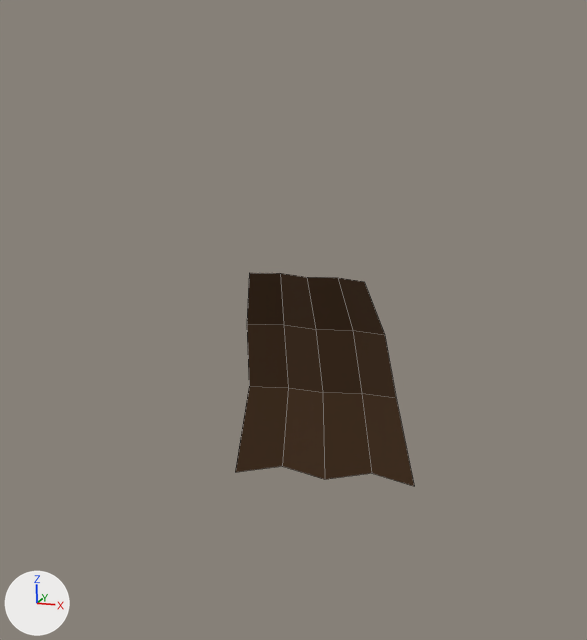
One commit to the Blender file art/sources/characters/briarwatch-ant-cast/briarwatch-ant-cast.blend: the scene before it, then after it.
The view is the same before and after, from the file's camera 'Reference camera'. Arrows for +X, +Y and +Z are at lower left; the lights stay in place. The older version comes first. Mesh edges are drawn as thin lines. The same objects are shown in both versions, whatever each file hides.

In view in the first picture: 'Captain folded ochre cloak'.
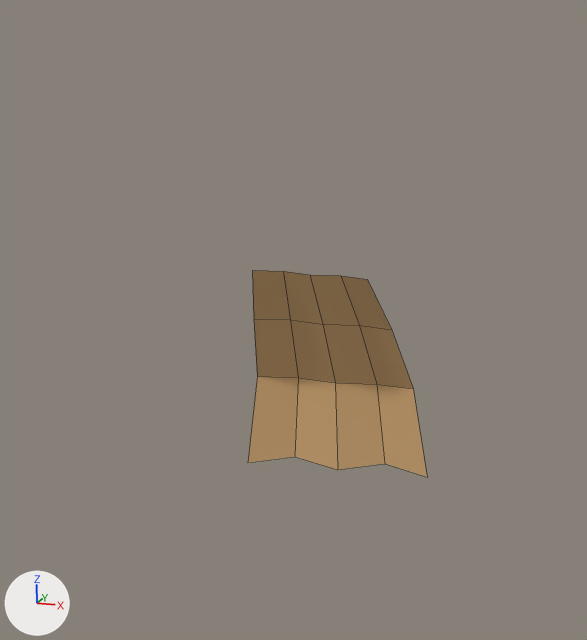
Location of each change, [x1, y1, x2, y2] in pixels of the pictures (587 x 640 px):
'Captain folded ochre cloak', recoloured, reshaped: before [235, 273, 414, 486]; after [248, 270, 427, 477]

Edits to the bpy script that builds the scene:
```text
Change mat_captain_weathered_ochre_cloak:
    mat_captain_weathered_ochre_cloak.base_color: (0.0612, 0.0262, 0.00651) -> (0.687, 0.423, 0.191)  # brown #462d13 -> beige #d8ae79
Change me_captain_folded_ochre_cloak:
    used by ob_captain_folded_ochre_cloak; location = (0.0, 0.0, 0.0)
    remove me_captain_folded_ochre_cloak.from_pydata(...)  # 20 vertices, 12 faces; spans x -0.39..0.39, y 0.18..0.45, z 0.25..1.17
    add me_captain_folded_ochre_cloak.from_pydata(...)  # 20 vertices, 12 faces; spans x -0.39..0.39, y 0.22..0.62, z 0.25..1.17
    me_captain_folded_ochre_cloak part 1: 20 of 20 vertices moved; they spanned x -0.39..0.39, y 0.18..0.45, z 0.25..1.17 and now span x -0.39..0.39, y 0.22..0.62, z 0.25..1.17; mean shift (0.0, 0.117, 0.0)
```
